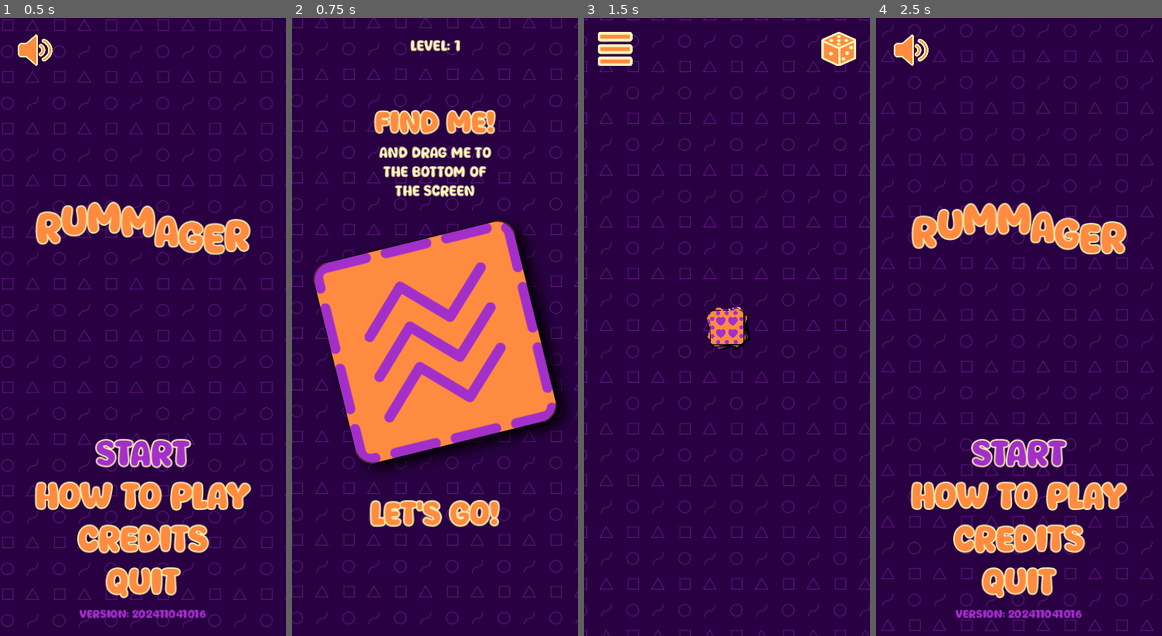
Above: before the commit, frames 1-4 (left to right).
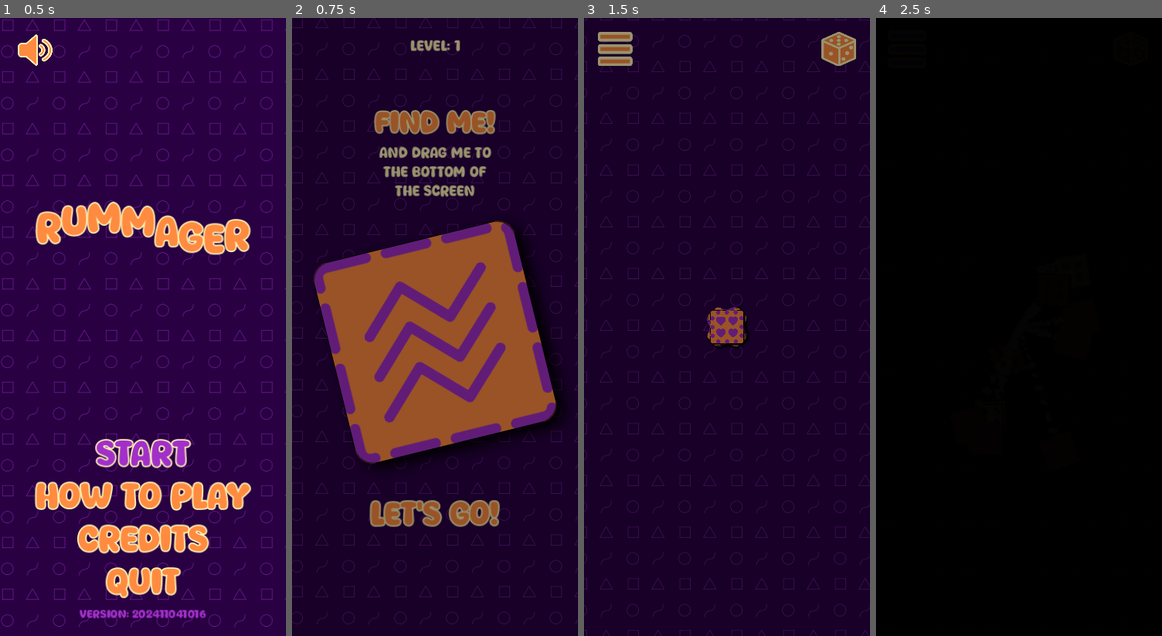
Above: after the commit, the same moments.

Repository: magopian/rummager
Game: Godot game, scene res://start_menu.tscn
Same seed, same stepped clock (60 frames per second), same inputs: the game is played once before the commit and once after it. Sound files missing from this copy of the repository are replaced by a short silence.
Inputs (mouse positions are in pixels of both pictures, inside the frame that each line leads up to):
- Up to frame 1 (0.5 s): no input
- Up to frame 2 (0.75 s): click "START" at 0.5 s
- Up to frame 3 (1.5 s): click (838, 48) at 1.25 s
- Up to frame 4 (2.5 s): click (907, 48) at 2 s

Frame 1 is identical in both runs. In frame 2, 96% of the frame differs, in the area x 0-100%, y 0-100%; in frame 3, 100%; in frame 4, 100%.

Commit message:
Add "fade" transitions everywhere, split you_lose and you_win screens into their own scenes

Diff:
--- /dev/null
+++ b/fade_transition.gd
@@ -0,0 +1,45 @@
+extends ColorRect
+
+
+@onready var audio_stream_player: AudioStreamPlayer = %AudioStreamPlayer
+
+@export var transition_time: float = 0.5
+
+func fade_in() -> void:
+	modulate.a = 1
+	show()
+	var tween: Tween = create_tween().set_ease(Tween.EASE_OUT).set_trans(Tween.TRANS_QUAD)
+	tween.tween_property(self, "modulate:a", 0, transition_time)
+	await tween.finished
+	hide()
+
+
+func fade_out(sound: AudioStream = null) -> void:
+	var audio: AudioStreamPlayer
+	if sound:
+		audio = play_sound(sound)
+	modulate.a = 0
+	show()
+	var tween: Tween = create_tween().set_ease(Tween.EASE_OUT).set_trans(Tween.TRANS_QUAD)
+	tween.tween_property(self, "modulate:a", 1, transition_time)
+	await tween.finished
+	if sound and audio.playing:
+		await audio.finished
+
+
+func fade_to_file(file: String, sound: AudioStream = null) -> void:
+	await fade_out(sound)
+	get_tree().change_scene_to_file(file)
+
+
+func fade_to_node(node: Node, sound: AudioStream = null) -> void:
+	await fade_out(sound)
+	get_tree().root.add_child(node)
+	get_tree().current_scene.queue_free()
+	get_tree().current_scene = node
+
+
+func play_sound(sound: AudioStream) -> AudioStreamPlayer:
+	audio_stream_player.stream = sound
+	audio_stream_player.play()
+	return audio_stream_player
--- /dev/null
+++ b/fade_transition.tscn
@@ -0,0 +1,15 @@
+[gd_scene load_steps=2 format=3 uid="uid://dftsvelpx2cta"]
+
+[ext_resource type="Script" path="res://fade_transition.gd" id="1_sak0l"]
+
+[node name="FadeTransition" type="ColorRect"]
+anchors_preset = 15
+anchor_right = 1.0
+anchor_bottom = 1.0
+grow_horizontal = 2
+grow_vertical = 2
+color = Color(0, 0, 0, 1)
+script = ExtResource("1_sak0l")
+
+[node name="AudioStreamPlayer" type="AudioStreamPlayer" parent="."]
+unique_name_in_owner = true
--- a/game.gd
+++ b/game.gd
@@ -8,18 +8,10 @@
 @onready var level_label: Label = %LevelLabel
 @onready var card_display: Control = %CardDisplay
 @onready var lets_go_button: AnimatedButton = %LetsGoButton
-@onready var you_win_canvas_layer: CanvasLayer = %YouWinCanvasLayer
-@onready var next_level_button: AnimatedButton = %NextLevelButton
-@onready var you_lose_canvas_layer: CanvasLayer = %YouLoseCanvasLayer
-@onready var lost_reason: Label = %LostReason
-@onready var try_again_button: AnimatedButton = %TryAgainButton
-@onready var card_display_correct: Control = %CardDisplayCorrect
-@onready var card_display_wrong: Control = %CardDisplayWrong
-@onready var valid_container: HBoxContainer = %ValidContainer
-@onready var wrong_container: HBoxContainer = %WrongContainer
 @onready var zones: CanvasLayer = %Zones
 @onready var menu_canvas_layer: CanvasLayer = %MenuCanvasLayer
 @onready var audio_stream_player: AudioStreamPlayer = %AudioStreamPlayer
+@onready var fade_transition: ColorRect = %FadeTransition
 
 @onready var card_scene: PackedScene = preload("res://card.tscn")
 
@@ -43,12 +35,9 @@
 
 
 func _ready() -> void:
+	fade_transition.show()
 	viewport_size = get_viewport_rect().size
 	menu_button.pressed.connect(_on_menu_button_pressed)
-	next_level_button.button_pressed.connect(_on_next_level_pressed)
-	you_win_canvas_layer.button_pressed.connect(_on_next_level_pressed)
-	try_again_button.button_pressed.connect(_on_try_again_pressed)
-	you_lose_canvas_layer.button_pressed.connect(_on_try_again_pressed)
 	shuffle_button.pressed.connect(shuffle)
 	pick_me_canvas_layer.button_pressed.connect(_on_lets_go_button_pressed)
 	lets_go_button.button_pressed.connect(_on_lets_go_button_pressed)
@@ -59,6 +48,7 @@
 			card_to_find = card
 	pick_me_canvas_layer.show()
 	display_card_to_find()
+	await fade_transition.fade_in()
 
 
 func display_card_to_find() -> void:
@@ -99,32 +89,23 @@
 
 
 func _on_menu_button_pressed() -> void:
-	get_tree().change_scene_to_file("res://start_menu.tscn")
+	fade_transition.fade_to_file("res://start_menu.tscn")
 
 
-func play_sound(sound: AudioStream) -> void:
+func play_sound(sound: AudioStream) -> AudioStreamPlayer:
 	audio_stream_player.stream = sound
 	audio_stream_player.play()
-
-
-func _on_try_again_pressed() -> void:
-	shuffle()
-
-
-func _on_next_level_pressed() -> void:
-	Global.level += 1
-	Music.play_theme()
-	shuffle()
+	return audio_stream_player
 
 
 func shuffle() -> void:
-	play_sound(sound_shuffle)
-	get_tree().reload_current_scene()
+	fade_transition.fade_to_file("res://game.tscn", sound_shuffle)
 
 
 func _on_lets_go_button_pressed() -> void:
 	play_sound(sound_shuffle)
 	pick_me_canvas_layer.queue_free()
+	await fade_transition.fade_in()
 	shuffle_cards()
 
 
@@ -155,29 +136,20 @@
 		held_card = null
 	if thrown_out_bottom(card):
 		if card == card_to_find:
-			you_win_canvas_layer.show()
 			Music.play_win()
+			fade_transition.fade_to_file("res://you_win.tscn")
 		else:
-			play_sound(sound_lose)
-			var correct_card: Card = card_to_find.duplicate()
-			card_display_correct.add_child(correct_card)
-			correct_card.show_medium()
-			var wrong_card: Card = card.duplicate()
-			card_display_wrong.add_child(wrong_card)
-			wrong_card.show_medium()
-			you_lose_canvas_layer.show()
-			valid_container.show()
-			wrong_container.show()
-			lost_reason.text = "You chose the wrong card"
+			var you_lose_scene = load("res://you_lose.tscn").instantiate()
+			you_lose_scene.lost_reason = "You chose the wrong card"
+			you_lose_scene.valid_card = card_to_find.duplicate()
+			you_lose_scene.wrong_card = card.duplicate()
+			fade_transition.fade_to_node(you_lose_scene, sound_lose)
 	else:
 		if card == card_to_find:
-			play_sound(sound_lose)
-			var correct_card: Card = card_to_find.duplicate()
-			card_display_correct.add_child(correct_card)
-			correct_card.show_medium()
-			you_lose_canvas_layer.show()
-			wrong_container.hide()
-			lost_reason.text = "You discarded the card you were looking for"
+			var you_lose_scene = load("res://you_lose.tscn").instantiate()
+			you_lose_scene.lost_reason = "You discarded the card you were looking for"
+			you_lose_scene.valid_card = card_to_find.duplicate()
+			fade_transition.fade_to_node(you_lose_scene, sound_lose)
 
 
 func thrown_out_bottom(card: Card) -> bool:
--- a/game.tscn
+++ b/game.tscn
@@ -46,11 +46,9 @@
 [ext_resource type="PackedScene" uid="uid://c6tacpe7tp1de" path="res://animated_button.tscn" id="45_5qh7m"]
 [ext_resource type="AudioStream" uid="uid://b2se2e8pslvuh" path="res://assets/sounds/start.wav" id="45_sxixt"]
 [ext_resource type="Texture2D" uid="uid://dporhmhtywurp" path="res://assets/cards_borders/thick.png" id="46_7s2qb"]
-[ext_resource type="Texture2D" uid="uid://dydmvh0c4fan8" path="res://assets/sprites/sprite_wrong.png" id="46_po0o2"]
 [ext_resource type="AudioStream" uid="uid://b0bos3blcxi6j" path="res://assets/sounds/lose.wav" id="46_qsdsf"]
 [ext_resource type="Texture2D" uid="uid://y8x6v61pedyv" path="res://assets/cards_borders/triangles.png" id="47_co188"]
 [ext_resource type="AudioStream" uid="uid://ufon2ppmslv7" path="res://assets/sounds/pickup.wav" id="47_nik6d"]
-[ext_resource type="Texture2D" uid="uid://b5utddt3asrh6" path="res://assets/sprites/sprite_valid.png" id="47_oxn3a"]
 [ext_resource type="AudioStream" uid="uid://d3jpbah8ihbnr" path="res://assets/sounds/drop.wav" id="48_8jvtj"]
 [ext_resource type="AudioStream" uid="uid://dpg078ihlfk80" path="res://assets/sounds/exit_screen.wav" id="49_u307k"]
 [ext_resource type="PackedScene" uid="uid://hbrjciajmnpf" path="res://scrolling_background.tscn" id="50_2o8bk"]
@@ -60,10 +58,9 @@
 [ext_resource type="Texture2D" uid="uid://yoh5ervhre0q" path="res://assets/sprites/menu_hover.png" id="53_wty3r"]
 [ext_resource type="PackedScene" uid="uid://cg0xtfp4bp48s" path="res://scale_and_sound.tscn" id="54_71tse"]
 [ext_resource type="Texture2D" uid="uid://c74f0fstiamim" path="res://assets/sprites/shuffle_icon.png" id="54_asxbk"]
-[ext_resource type="Texture2D" uid="uid://bwm31tuymnoxs" path="res://assets/sprites/background_win.png" id="54_r2wap"]
-[ext_resource type="Texture2D" uid="uid://be6kqaxf8oiyh" path="res://assets/sprites/background_lose.png" id="55_gc81l"]
 [ext_resource type="Texture2D" uid="uid://dhvsbddv3u720" path="res://assets/sprites/shuffle_hover.png" id="55_kwsue"]
 [ext_resource type="PackedScene" uid="uid://d1q80rolx3cja" path="res://zones.tscn" id="64_rxnl2"]
+[ext_resource type="PackedScene" uid="uid://dftsvelpx2cta" path="res://fade_transition.tscn" id="65_oc4fy"]
 
 [node name="Game" type="Node2D"]
 script = ExtResource("1_gbsqv")
@@ -197,157 +194,20 @@
 text = "Let's go!"
 color = Color(1, 0.545098, 0.25098, 1)
 
-[node name="YouWinCanvasLayer" parent="." instance=ExtResource("50_uxbrs")]
-unique_name_in_owner = true
-layer = 5
+[node name="Zones" parent="." instance=ExtResource("64_rxnl2")]
+unique_name_in_owner = true
 visible = false
 
-[node name="ScrollingBackground" parent="YouWinCanvasLayer" instance=ExtResource("50_2o8bk")]
-mouse_filter = 2
-texture = ExtResource("54_r2wap")
-
-[node name="MarginContainer" type="MarginContainer" parent="YouWinCanvasLayer"]
-anchors_preset = 15
-anchor_right = 1.0
-anchor_bottom = 1.0
-grow_horizontal = 2
-grow_vertical = 2
-mouse_filter = 2
-theme_override_constants/margin_left = 20
-theme_override_constants/margin_top = 30
-theme_override_constants/margin_right = 20
-theme_override_constants/margin_bottom = 20
-
-[node name="LevelLabel" parent="YouWinCanvasLayer/MarginContainer" instance=ExtResource("51_n831h")]
-layout_mode = 2
-
-[node name="CenterContainer" type="CenterContainer" parent="YouWinCanvasLayer/MarginContainer"]
-layout_mode = 2
-mouse_filter = 2
-
-[node name="VBoxContainer" type="VBoxContainer" parent="YouWinCanvasLayer/MarginContainer/CenterContainer"]
-layout_mode = 2
-mouse_filter = 2
-
-[node name="Label" type="Label" parent="YouWinCanvasLayer/MarginContainer/CenterContainer/VBoxContainer"]
-layout_mode = 2
-theme_override_colors/font_color = Color(0.160784, 0.00392157, 0.262745, 1)
-theme_override_colors/font_outline_color = Color(1, 0.956863, 0.721569, 1)
-theme_override_constants/outline_size = 8
-theme_override_font_sizes/font_size = 40
-text = "YOU WIN!"
-horizontal_alignment = 1
-
-[node name="NextLevelButton" parent="YouWinCanvasLayer/MarginContainer/CenterContainer/VBoxContainer" instance=ExtResource("45_5qh7m")]
-unique_name_in_owner = true
-custom_minimum_size = Vector2(300, 100)
-layout_mode = 2
-text = "Next level"
-
-[node name="YouLoseCanvasLayer" parent="." instance=ExtResource("50_uxbrs")]
-unique_name_in_owner = true
-layer = 5
+[node name="Cards" type="Node2D" parent="."]
+unique_name_in_owner = true
+
+[node name="AudioStreamPlayer" type="AudioStreamPlayer" parent="."]
+unique_name_in_owner = true
+bus = &"SFX"
+
+[node name="CanvasLayer" type="CanvasLayer" parent="."]
+layer = 100
+
+[node name="FadeTransition" parent="CanvasLayer" instance=ExtResource("65_oc4fy")]
+unique_name_in_owner = true
 visible = false
-
-[node name="ScrollingBackground" parent="YouLoseCanvasLayer" instance=ExtResource("50_2o8bk")]
-mouse_filter = 2
-texture = ExtResource("55_gc81l")
-
-[node name="MarginContainer" type="MarginContainer" parent="YouLoseCanvasLayer"]
-anchors_preset = 15
-anchor_right = 1.0
-anchor_bottom = 1.0
-grow_horizontal = 2
-grow_vertical = 2
-mouse_filter = 2
-theme_override_constants/margin_left = 20
-theme_override_constants/margin_top = 30
-theme_override_constants/margin_right = 20
-theme_override_constants/margin_bottom = 20
-
-[node name="LevelLabel" parent="YouLoseCanvasLayer/MarginContainer" instance=ExtResource("51_n831h")]
-layout_mode = 2
-
-[node name="CenterContainer" type="CenterContainer" parent="YouLoseCanvasLayer/MarginContainer"]
-layout_mode = 2
-mouse_filter = 2
-
-[node name="VBoxContainer" type="VBoxContainer" parent="YouLoseCanvasLayer/MarginContainer/CenterContainer"]
-layout_mode = 2
-mouse_filter = 2
-
-[node name="Label" type="Label" parent="YouLoseCanvasLayer/MarginContainer/CenterContainer/VBoxContainer"]
-layout_mode = 2
-theme_override_colors/font_color = Color(1, 0.956863, 0.721569, 1)
-theme_override_colors/font_outline_color = Color(0.635294, 0.184314, 0.788235, 1)
-theme_override_constants/outline_size = 8
-theme_override_font_sizes/font_size = 40
-text = "You lost :("
-horizontal_alignment = 1
-
-[node name="LostReason" type="Label" parent="YouLoseCanvasLayer/MarginContainer/CenterContainer/VBoxContainer"]
-unique_name_in_owner = true
-custom_minimum_size = Vector2(50, 50)
-layout_mode = 2
-theme_override_colors/font_color = Color(1, 0.956863, 0.721569, 1)
-theme_override_colors/font_outline_color = Color(0.635294, 0.184314, 0.788235, 1)
-theme_override_font_sizes/font_size = 20
-text = "
-because"
-horizontal_alignment = 1
-autowrap_mode = 2
-
-[node name="WrongContainer" type="HBoxContainer" parent="YouLoseCanvasLayer/MarginContainer/CenterContainer/VBoxContainer"]
-unique_name_in_owner = true
-layout_mode = 2
-mouse_filter = 2
-
-[node name="Sprite2D" type="TextureRect" parent="YouLoseCanvasLayer/MarginContainer/CenterContainer/VBoxContainer/WrongContainer"]
-layout_mode = 2
-size_flags_horizontal = 4
-size_flags_vertical = 4
-mouse_filter = 2
-texture = ExtResource("46_po0o2")
-
-[node name="CardDisplayWrong" type="Control" parent="YouLoseCanvasLayer/MarginContainer/CenterContainer/VBoxContainer/WrongContainer"]
-unique_name_in_owner = true
-custom_minimum_size = Vector2(200, 200)
-layout_mode = 2
-mouse_filter = 2
-
-[node name="ValidContainer" type="HBoxContainer" parent="YouLoseCanvasLayer/MarginContainer/CenterContainer/VBoxContainer"]
-unique_name_in_owner = true
-layout_mode = 2
-mouse_filter = 2
-
-[node name="Sprite2D" type="TextureRect" parent="YouLoseCanvasLayer/MarginContainer/CenterContainer/VBoxContainer/ValidContainer"]
-layout_mode = 2
-size_flags_horizontal = 4
-size_flags_vertical = 4
-mouse_filter = 2
-texture = ExtResource("47_oxn3a")
-
-[node name="CardDisplayCorrect" type="Control" parent="YouLoseCanvasLayer/MarginContainer/CenterContainer/VBoxContainer/ValidContainer"]
-unique_name_in_owner = true
-custom_minimum_size = Vector2(200, 200)
-layout_mode = 2
-mouse_filter = 2
-
-[node name="TryAgainButton" parent="YouLoseCanvasLayer/MarginContainer/CenterContainer/VBoxContainer" instance=ExtResource("45_5qh7m")]
-unique_name_in_owner = true
-layout_mode = 2
-text = "Try again"
-color = Color(1, 0.956863, 0.721569, 1)
-outline_color = Color(0.635294, 0.184314, 0.788235, 1)
-focus_color = Color(1, 0.545098, 0.25098, 1)
-
-[node name="Zones" parent="." instance=ExtResource("64_rxnl2")]
-unique_name_in_owner = true
-visible = false
-
-[node name="Cards" type="Node2D" parent="."]
-unique_name_in_owner = true
-
-[node name="AudioStreamPlayer" type="AudioStreamPlayer" parent="."]
-unique_name_in_owner = true
-bus = &"SFX"
--- /dev/null
+++ b/you_lose.gd
@@ -0,0 +1,32 @@
+extends CanvasLayer
+
+@onready var catch_all_click: TextureButton = %CatchAllClick
+@onready var lost_reason_label: Label = %LostReason
+@onready var wrong_container: HBoxContainer = %WrongContainer
+@onready var card_display_wrong: Control = %CardDisplayWrong
+@onready var card_display_correct: Control = %CardDisplayCorrect
+@onready var fade_transition: ColorRect = %FadeTransition
+@onready var try_again_button: AnimatedButton = %TryAgainButton
+
+@export var wrong_card: Card
+@export var valid_card: Card
+@export var lost_reason: String
+
+
+func _ready() -> void:
+	fade_transition.show()
+	catch_all_click.pressed.connect(_on_button_pressed)
+	try_again_button.button_pressed.connect(_on_button_pressed)
+	lost_reason_label.text = lost_reason
+	card_display_correct.add_child(valid_card)
+	valid_card.show_medium()
+	if wrong_card:
+		card_display_wrong.add_child(wrong_card)
+		wrong_card.show_medium()
+	else:
+		wrong_container.hide()
+	fade_transition.fade_in()
+
+
+func _on_button_pressed() -> void:
+	fade_transition.fade_to_file("res://game.tscn")
--- /dev/null
+++ b/you_lose.tscn
@@ -0,0 +1,117 @@
+[gd_scene load_steps=9 format=3 uid="uid://0nxneeed7uoa"]
+
+[ext_resource type="Script" path="res://you_lose.gd" id="1_ts1l3"]
+[ext_resource type="PackedScene" uid="uid://hbrjciajmnpf" path="res://scrolling_background.tscn" id="2_m7kvr"]
+[ext_resource type="Texture2D" uid="uid://be6kqaxf8oiyh" path="res://assets/sprites/background_lose.png" id="3_xkqn1"]
+[ext_resource type="PackedScene" uid="uid://dcxjxqadvhk87" path="res://level_label.tscn" id="4_36nkc"]
+[ext_resource type="Texture2D" uid="uid://dydmvh0c4fan8" path="res://assets/sprites/sprite_wrong.png" id="5_xaxvx"]
+[ext_resource type="Texture2D" uid="uid://b5utddt3asrh6" path="res://assets/sprites/sprite_valid.png" id="6_piku8"]
+[ext_resource type="PackedScene" uid="uid://c6tacpe7tp1de" path="res://animated_button.tscn" id="7_8ccxa"]
+[ext_resource type="PackedScene" uid="uid://dftsvelpx2cta" path="res://fade_transition.tscn" id="8_v64r8"]
+
+[node name="YouLose" type="CanvasLayer"]
+script = ExtResource("1_ts1l3")
+
+[node name="CatchAllClick" type="TextureButton" parent="."]
+unique_name_in_owner = true
+anchors_preset = 15
+anchor_right = 1.0
+anchor_bottom = 1.0
+grow_horizontal = 2
+grow_vertical = 2
+
+[node name="ScrollingBackground" parent="." instance=ExtResource("2_m7kvr")]
+mouse_filter = 2
+texture = ExtResource("3_xkqn1")
+
+[node name="MarginContainer" type="MarginContainer" parent="."]
+anchors_preset = 15
+anchor_right = 1.0
+anchor_bottom = 1.0
+grow_horizontal = 2
+grow_vertical = 2
+mouse_filter = 2
+theme_override_constants/margin_left = 20
+theme_override_constants/margin_top = 30
+theme_override_constants/margin_right = 20
+theme_override_constants/margin_bottom = 20
+
+[node name="LevelLabel" parent="MarginContainer" instance=ExtResource("4_36nkc")]
+layout_mode = 2
+
+[node name="CenterContainer" type="CenterContainer" parent="MarginContainer"]
+layout_mode = 2
+mouse_filter = 2
+
+[node name="VBoxContainer" type="VBoxContainer" parent="MarginContainer/CenterContainer"]
+layout_mode = 2
+mouse_filter = 2
+
+[node name="Label" type="Label" parent="MarginContainer/CenterContainer/VBoxContainer"]
+layout_mode = 2
+theme_override_colors/font_color = Color(1, 0.956863, 0.721569, 1)
+theme_override_colors/font_outline_color = Color(0.635294, 0.184314, 0.788235, 1)
+theme_override_constants/outline_size = 8
+theme_override_font_sizes/font_size = 40
+text = "You lost :("
+horizontal_alignment = 1
+
+[node name="LostReason" type="Label" parent="MarginContainer/CenterContainer/VBoxContainer"]
+unique_name_in_owner = true
+custom_minimum_size = Vector2(50, 50)
+layout_mode = 2
+theme_override_colors/font_color = Color(1, 0.956863, 0.721569, 1)
+theme_override_colors/font_outline_color = Color(0.635294, 0.184314, 0.788235, 1)
+theme_override_font_sizes/font_size = 20
+text = "
+because"
+horizontal_alignment = 1
+autowrap_mode = 2
+
+[node name="WrongContainer" type="HBoxContainer" parent="MarginContainer/CenterContainer/VBoxContainer"]
+unique_name_in_owner = true
+layout_mode = 2
+mouse_filter = 2
+
+[node name="Sprite2D" type="TextureRect" parent="MarginContainer/CenterContainer/VBoxContainer/WrongContainer"]
+layout_mode = 2
+size_flags_horizontal = 4
+size_flags_vertical = 4
+mouse_filter = 2
+texture = ExtResource("5_xaxvx")
+
+[node name="CardDisplayWrong" type="Control" parent="MarginContainer/CenterContainer/VBoxContainer/WrongContainer"]
+unique_name_in_owner = true
+custom_minimum_size = Vector2(200, 200)
+layout_mode = 2
+mouse_filter = 2
+
+[node name="ValidContainer" type="HBoxContainer" parent="MarginContainer/CenterContainer/VBoxContainer"]
+unique_name_in_owner = true
+layout_mode = 2
+mouse_filter = 2
+
+[node name="Sprite2D" type="TextureRect" parent="MarginContainer/CenterContainer/VBoxContainer/ValidContainer"]
+layout_mode = 2
+size_flags_horizontal = 4
+size_flags_vertical = 4
+mouse_filter = 2
+texture = ExtResource("6_piku8")
+
+[node name="CardDisplayCorrect" type="Control" parent="MarginContainer/CenterContainer/VBoxContainer/ValidContainer"]
+unique_name_in_owner = true
+custom_minimum_size = Vector2(200, 200)
+layout_mode = 2
+mouse_filter = 2
+
+[node name="TryAgainButton" parent="MarginContainer/CenterContainer/VBoxContainer" instance=ExtResource("7_8ccxa")]
+unique_name_in_owner = true
+layout_mode = 2
+text = "Try again"
+color = Color(1, 0.956863, 0.721569, 1)
+outline_color = Color(0.635294, 0.184314, 0.788235, 1)
+focus_color = Color(1, 0.545098, 0.25098, 1)
+
+[node name="FadeTransition" parent="." instance=ExtResource("8_v64r8")]
+unique_name_in_owner = true
+visible = false
--- /dev/null
+++ b/you_win.gd
@@ -0,0 +1,18 @@
+extends CanvasLayer
+
+@onready var catch_all_click: TextureButton = %CatchAllClick
+@onready var fade_transition: ColorRect = %FadeTransition
+@onready var next_level_button: AnimatedButton = %NextLevelButton
+
+
+func _ready() -> void:
+	fade_transition.show()
+	catch_all_click.pressed.connect(_on_button_pressed)
+	next_level_button.button_pressed.connect(_on_button_pressed)
+	fade_transition.fade_in()
+
+
+func _on_button_pressed() -> void:
+	Global.level += 1
+	Music.play_theme()
+	fade_transition.fade_to_file("res://game.tscn")
--- /dev/null
+++ b/you_win.tscn
@@ -0,0 +1,65 @@
+[gd_scene load_steps=7 format=3 uid="uid://bd3dh78rgvc5y"]
+
+[ext_resource type="Script" path="res://you_win.gd" id="1_1piuq"]
+[ext_resource type="PackedScene" uid="uid://hbrjciajmnpf" path="res://scrolling_background.tscn" id="2_daxe7"]
+[ext_resource type="Texture2D" uid="uid://bwm31tuymnoxs" path="res://assets/sprites/background_win.png" id="3_w121e"]
+[ext_resource type="PackedScene" uid="uid://dcxjxqadvhk87" path="res://level_label.tscn" id="4_lhu34"]
+[ext_resource type="PackedScene" uid="uid://c6tacpe7tp1de" path="res://animated_button.tscn" id="5_rwuot"]
+[ext_resource type="PackedScene" uid="uid://dftsvelpx2cta" path="res://fade_transition.tscn" id="6_a0ny3"]
+
+[node name="YouWin" type="CanvasLayer"]
+script = ExtResource("1_1piuq")
+
+[node name="CatchAllClick" type="TextureButton" parent="."]
+unique_name_in_owner = true
+anchors_preset = 15
+anchor_right = 1.0
+anchor_bottom = 1.0
+grow_horizontal = 2
+grow_vertical = 2
+
+[node name="ScrollingBackground" parent="." instance=ExtResource("2_daxe7")]
+mouse_filter = 2
+texture = ExtResource("3_w121e")
+
+[node name="MarginContainer" type="MarginContainer" parent="."]
+anchors_preset = 15
+anchor_right = 1.0
+anchor_bottom = 1.0
+grow_horizontal = 2
+grow_vertical = 2
+mouse_filter = 2
+theme_override_constants/margin_left = 20
+theme_override_constants/margin_top = 30
+theme_override_constants/margin_right = 20
+theme_override_constants/margin_bottom = 20
+
+[node name="LevelLabel" parent="MarginContainer" instance=ExtResource("4_lhu34")]
+layout_mode = 2
+
+[node name="CenterContainer" type="CenterContainer" parent="MarginContainer"]
+layout_mode = 2
+mouse_filter = 2
+
+[node name="VBoxContainer" type="VBoxContainer" parent="MarginContainer/CenterContainer"]
+layout_mode = 2
+mouse_filter = 2
+
+[node name="Label" type="Label" parent="MarginContainer/CenterContainer/VBoxContainer"]
+layout_mode = 2
+theme_override_colors/font_color = Color(0.160784, 0.00392157, 0.262745, 1)
+theme_override_colors/font_outline_color = Color(1, 0.956863, 0.721569, 1)
+theme_override_constants/outline_size = 8
+theme_override_font_sizes/font_size = 40
+text = "YOU WIN!"
+horizontal_alignment = 1
+
+[node name="NextLevelButton" parent="MarginContainer/CenterContainer/VBoxContainer" instance=ExtResource("5_rwuot")]
+unique_name_in_owner = true
+custom_minimum_size = Vector2(300, 100)
+layout_mode = 2
+text = "Next level"
+
+[node name="FadeTransition" parent="." instance=ExtResource("6_a0ny3")]
+unique_name_in_owner = true
+visible = false
Not shown: 1 places in game.tscn that only renumber resources
